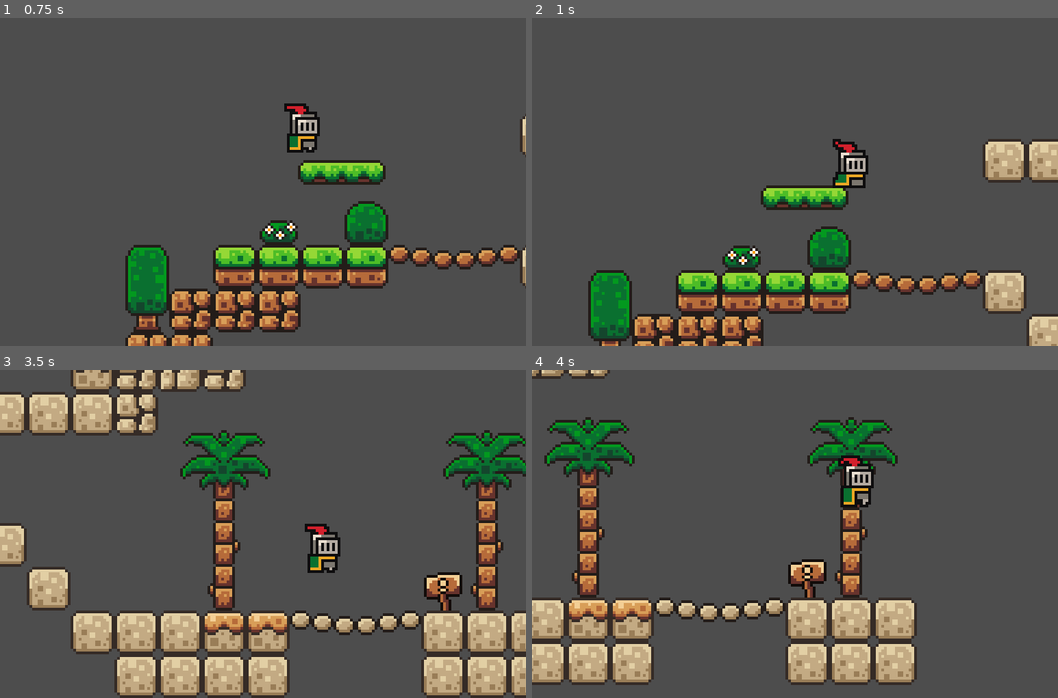
Above: before the commit, frames 1-4 (two rows, left to right).
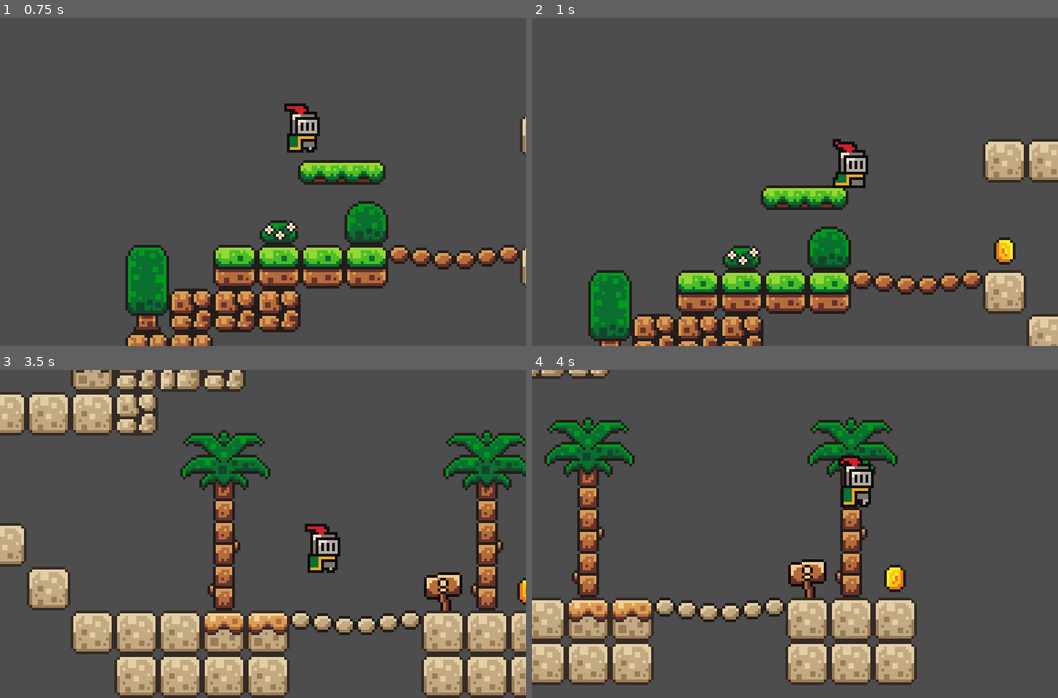
Above: after the commit, the same moments.

Repository: onionbulbperception/godot_2d_game
Game: Godot game, scene res://scenes/game.tscn
Same seed, same stepped clock (60 frames per second), same inputs: the game is played once before the commit and once after it.
Inputs:
- Up to frame 1 (0.75 s): tap Enter (ui_accept) at 0.5 s; hold Right (ui_right) from 0.53 s (still down)
- Up to frame 2 (1 s): keep holding Right (ui_right); tap Enter (ui_accept) at 0.77 s
- Up to frame 3 (3.5 s): tap Enter (ui_accept) at 1.52, 3.02 s; release Right (ui_right) at 2.03 s; hold Left (ui_left) 2.03-2.78 s; hold Right (ui_right) from 2.78 s (still down)
- Up to frame 4 (4 s): keep holding Right (ui_right); tap Enter (ui_accept) at 3.77 s

Frame 1 is identical in both runs. In frame 2, 0.3% of the frame differs, in the area x 87-92%, y 66-76%; in frame 3, 0.1%; in frame 4, 0.3%.

Commit message:
Coin's primitive logic

Diff:
--- a/project.godot
+++ b/project.godot
@@ -20,6 +20,10 @@
 window/size/viewport_width=768
 window/size/viewport_height=480
 
+[layer_names]
+
+2d_physics/layer_2="Player"
+
 [rendering]
 
 textures/canvas_textures/default_texture_filter=0
--- /dev/null
+++ b/scenes/coin.tscn
@@ -0,0 +1,114 @@
+[gd_scene load_steps=17 format=3 uid="uid://drlfrqi7l4dcf"]
+
+[ext_resource type="Texture2D" uid="uid://b7brjxa0trqt8" path="res://assets/sprites/coin.png" id="1_4nme0"]
+[ext_resource type="Script" path="res://scripts/coin.gd" id="1_ejixw"]
+
+[sub_resource type="AtlasTexture" id="AtlasTexture_4qima"]
+atlas = ExtResource("1_4nme0")
+region = Rect2(0, 0, 16, 16)
+
+[sub_resource type="AtlasTexture" id="AtlasTexture_uv1co"]
+atlas = ExtResource("1_4nme0")
+region = Rect2(16, 0, 16, 16)
+
+[sub_resource type="AtlasTexture" id="AtlasTexture_1axgd"]
+atlas = ExtResource("1_4nme0")
+region = Rect2(32, 0, 16, 16)
+
+[sub_resource type="AtlasTexture" id="AtlasTexture_md2vt"]
+atlas = ExtResource("1_4nme0")
+region = Rect2(48, 0, 16, 16)
+
+[sub_resource type="AtlasTexture" id="AtlasTexture_otk5v"]
+atlas = ExtResource("1_4nme0")
+region = Rect2(64, 0, 16, 16)
+
+[sub_resource type="AtlasTexture" id="AtlasTexture_2qlci"]
+atlas = ExtResource("1_4nme0")
+region = Rect2(80, 0, 16, 16)
+
+[sub_resource type="AtlasTexture" id="AtlasTexture_1v4eg"]
+atlas = ExtResource("1_4nme0")
+region = Rect2(96, 0, 16, 16)
+
+[sub_resource type="AtlasTexture" id="AtlasTexture_tsuyc"]
+atlas = ExtResource("1_4nme0")
+region = Rect2(112, 0, 16, 16)
+
+[sub_resource type="AtlasTexture" id="AtlasTexture_dp050"]
+atlas = ExtResource("1_4nme0")
+region = Rect2(128, 0, 16, 16)
+
+[sub_resource type="AtlasTexture" id="AtlasTexture_13f38"]
+atlas = ExtResource("1_4nme0")
+region = Rect2(144, 0, 16, 16)
+
+[sub_resource type="AtlasTexture" id="AtlasTexture_gc16y"]
+atlas = ExtResource("1_4nme0")
+region = Rect2(160, 0, 16, 16)
+
+[sub_resource type="AtlasTexture" id="AtlasTexture_82uhn"]
+atlas = ExtResource("1_4nme0")
+region = Rect2(176, 0, 16, 16)
+
+[sub_resource type="SpriteFrames" id="SpriteFrames_2fca4"]
+animations = [{
+"frames": [{
+"duration": 1.0,
+"texture": SubResource("AtlasTexture_4qima")
+}, {
+"duration": 1.0,
+"texture": SubResource("AtlasTexture_uv1co")
+}, {
+"duration": 1.0,
+"texture": SubResource("AtlasTexture_1axgd")
+}, {
+"duration": 1.0,
+"texture": SubResource("AtlasTexture_md2vt")
+}, {
+"duration": 1.0,
+"texture": SubResource("AtlasTexture_otk5v")
+}, {
+"duration": 1.0,
+"texture": SubResource("AtlasTexture_2qlci")
+}, {
+"duration": 1.0,
+"texture": SubResource("AtlasTexture_1v4eg")
+}, {
+"duration": 1.0,
+"texture": SubResource("AtlasTexture_tsuyc")
+}, {
+"duration": 1.0,
+"texture": SubResource("AtlasTexture_dp050")
+}, {
+"duration": 1.0,
+"texture": SubResource("AtlasTexture_13f38")
+}, {
+"duration": 1.0,
+"texture": SubResource("AtlasTexture_gc16y")
+}, {
+"duration": 1.0,
+"texture": SubResource("AtlasTexture_82uhn")
+}],
+"loop": true,
+"name": &"default",
+"speed": 10.0
+}]
+
+[sub_resource type="CircleShape2D" id="CircleShape2D_uxbv7"]
+radius = 4.12311
+
+[node name="Coin" type="Area2D"]
+collision_mask = 2
+script = ExtResource("1_ejixw")
+
+[node name="AnimatedSprite2D" type="AnimatedSprite2D" parent="."]
+sprite_frames = SubResource("SpriteFrames_2fca4")
+autoplay = "default"
+frame = 7
+frame_progress = 0.91679
+
+[node name="CollisionShape2D" type="CollisionShape2D" parent="."]
+shape = SubResource("CircleShape2D_uxbv7")
+
+[connection signal="body_entered" from="." to="." method="_on_body_entered"]
--- a/scenes/game.tscn
+++ b/scenes/game.tscn
@@ -1,8 +1,9 @@
-[gd_scene load_steps=9 format=4 uid="uid://cngrs5ibf6de4"]
+[gd_scene load_steps=10 format=4 uid="uid://cngrs5ibf6de4"]
 
 [ext_resource type="PackedScene" uid="uid://bc1muk7walebo" path="res://scenes/player.tscn" id="1_eyugd"]
 [ext_resource type="Texture2D" uid="uid://buqj0g53stdp5" path="res://assets/sprites/world_tileset.png" id="2_q38js"]
 [ext_resource type="PackedScene" uid="uid://or0y66sbig0x" path="res://scenes/platform.tscn" id="3_lsi1y"]
+[ext_resource type="PackedScene" uid="uid://drlfrqi7l4dcf" path="res://scenes/coin.tscn" id="4_mhasd"]
 
 [sub_resource type="TileSetAtlasSource" id="TileSetAtlasSource_hs0eu"]
 texture = ExtResource("2_q38js")
@@ -170,6 +171,21 @@
 physics_layer_0/collision_layer = 1
 sources/0 = SubResource("TileSetAtlasSource_hs0eu")
 
+[sub_resource type="Animation" id="Animation_jl7vk"]
+length = 0.001
+tracks/0/type = "value"
+tracks/0/imported = false
+tracks/0/enabled = true
+tracks/0/path = NodePath(".:position")
+tracks/0/interp = 1
+tracks/0/loop_wrap = true
+tracks/0/keys = {
+"times": PackedFloat32Array(0),
+"transitions": PackedFloat32Array(1),
+"update": 0,
+"values": [Vector2(304, 21)]
+}
+
 [sub_resource type="Animation" id="Animation_trmb8"]
 resource_name = "move"
 length = 1.75
@@ -187,21 +203,6 @@
 "values": [Vector2(304, 21), Vector2(415, 21)]
 }
 
-[sub_resource type="Animation" id="Animation_jl7vk"]
-length = 0.001
-tracks/0/type = "value"
-tracks/0/imported = false
-tracks/0/enabled = true
-tracks/0/path = NodePath(".:position")
-tracks/0/interp = 1
-tracks/0/loop_wrap = true
-tracks/0/keys = {
-"times": PackedFloat32Array(0),
-"transitions": PackedFloat32Array(1),
-"update": 0,
-"values": [Vector2(304, 21)]
-}
-
 [sub_resource type="AnimationLibrary" id="AnimationLibrary_yoju7"]
 _data = {
 "RESET": SubResource("Animation_jl7vk"),
@@ -233,3 +234,15 @@
 "": SubResource("AnimationLibrary_yoju7")
 }
 autoplay = "move"
+
+[node name="Coin" parent="." instance=ExtResource("4_mhasd")]
+position = Vector2(200, 105)
+
+[node name="Coin2" parent="." instance=ExtResource("4_mhasd")]
+position = Vector2(392, 137)
+
+[node name="Coin3" parent="." instance=ExtResource("4_mhasd")]
+position = Vector2(248, 25)
+
+[node name="Coin4" parent="." instance=ExtResource("4_mhasd")]
+position = Vector2(440, 9)
--- a/scenes/player.tscn
+++ b/scenes/player.tscn
@@ -44,6 +44,7 @@
 
 [node name="Player" type="CharacterBody2D"]
 z_index = 5
+collision_layer = 2
 script = ExtResource("1_ukriv")
 
 [node name="AnimatedSprite2D" type="AnimatedSprite2D" parent="."]
--- /dev/null
+++ b/scripts/coin.gd
@@ -0,0 +1,11 @@
+extends Area2D
+## Script for player's interaction with the coin.
+##
+## Script establish communication between the player and the coins with
+## on_body_entered signal.
+
+
+# Communication between player's body and the coin
+func _on_body_entered(body: Node2D) -> void:
+	print("+1 coin!")
+	queue_free()
